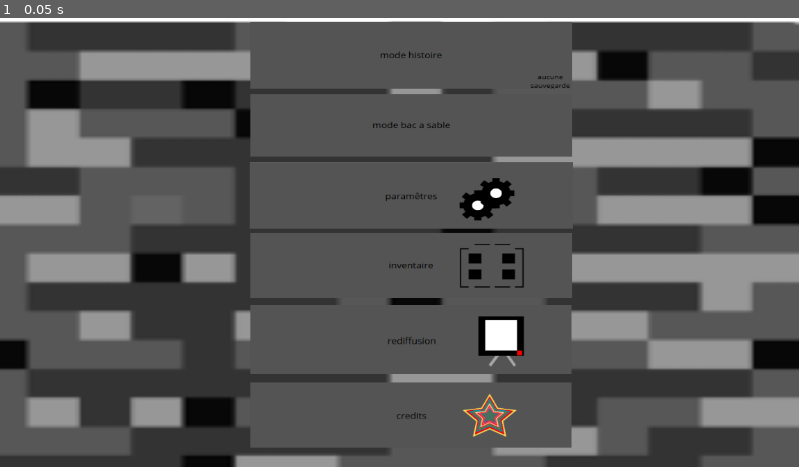
Above: before the commit, frame 1.
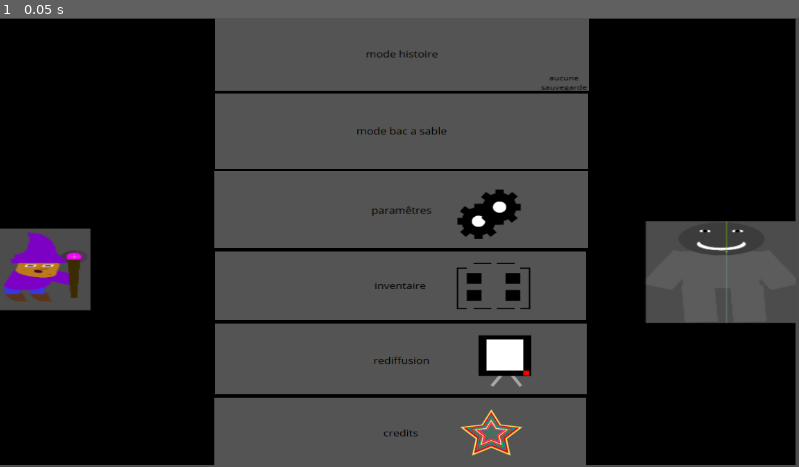
Above: after the commit, the same moment.

Repository: StudioXPEtudiant/25-26.M.S2.MiniGames
Game: Godot game, scene res://menu_français.tscn
Two runs of this game, one before a commit and one after it. Both use one fixed random seed, a clock stepped at 60 frames per second and the inputs below. This scene is started directly instead of the project's main scene.
Inputs:
- Up to frame 1 (0.05 s): no input

The runs differ from the first frame. In frame 1, 60% of the frame differs, in the area x 0-100%, y 0-100%.

Commit message:
menu français version finale

Diff:
--- a/menu_français.tscn
+++ b/menu_français.tscn
@@ -1,6 +1,6 @@
 [gd_scene load_steps=8 format=3 uid="uid://catnyqfjojld6"]
 
-[ext_resource type="Texture2D" uid="uid://cp4sdxnredeeg" path="res://Screenshot 2025-01-30 170010.png" id="1_mljo4"]
+[ext_resource type="Texture2D" uid="uid://cupepl8kwhe6m" path="res://Screenshot 2026-01-07 193847.png" id="1_eltip"]
 [ext_resource type="Texture2D" uid="uid://c15qkexgpg2jx" path="res://Screenshot 2026-01-07 183348.png" id="2_nbx08"]
 [ext_resource type="Texture2D" uid="uid://btdy68de8yj3m" path="res://Screenshot 2026-01-07 183848.png" id="3_nixf6"]
 [ext_resource type="Texture2D" uid="uid://b0vgoqyt0h0f5" path="res://Screenshot 2026-01-07 185050.png" id="4_j0mpw"]
@@ -9,38 +9,40 @@
 [ext_resource type="Texture2D" uid="uid://c4jroy1h23vts" path="res://Screenshot 2026-01-07 192218.png" id="7_8sqxc"]
 
 [node name="Node2D" type="Node2D"]
+position = Vector2(-2, 1)
+scale = Vector2(1, 0.956522)
 
-[node name="Screenshot2025-01-30170010" type="Sprite2D" parent="."]
-position = Vector2(564, 342.5)
-scale = Vector2(6.06186, 3.38424)
-texture = ExtResource("1_mljo4")
+[node name="Screenshot2026-01-07193847" type="Sprite2D" parent="."]
+position = Vector2(575.5, 336.636)
+scale = Vector2(1.89274, 1.11101)
+texture = ExtResource("1_eltip")
 
-[node name="bouton mode histoire" type="Sprite2D" parent="."]
-position = Vector2(593, 54)
-scale = Vector2(0.859926, 0.736641)
+[node name="Screenshot2026-01-07183348" type="Sprite2D" parent="."]
+position = Vector2(582, 53.75)
+scale = Vector2(1, 0.843511)
 texture = ExtResource("2_nbx08")
 
-[node name="bouton bac a sable" type="Sprite2D" parent="."]
-position = Vector2(593, 155)
-scale = Vector2(0.861524, 0.70155)
+[node name="Screenshot2026-01-07183848" type="Sprite2D" parent="."]
+position = Vector2(581, 170)
+scale = Vector2(1, 0.887597)
 texture = ExtResource("3_nixf6")
 
-[node name="bouton paramêtre" type="Sprite2D" parent="."]
-position = Vector2(593, 256)
-scale = Vector2(0.865028, 0.718045)
+[node name="Screenshot2026-01-07185050" type="Sprite2D" parent="."]
+position = Vector2(581, 288)
+scale = Vector2(1, 0.87594)
 texture = ExtResource("4_j0mpw")
 
-[node name="bouton inventaire" type="Sprite2D" parent="."]
-position = Vector2(593, 357)
-scale = Vector2(0.858333, 0.723077)
+[node name="Screenshot2026-01-07190533" type="Sprite2D" parent="."]
+position = Vector2(579.5, 403)
+scale = Vector2(0.990741, 0.8)
 texture = ExtResource("5_qpjar")
 
-[node name="bouton rediffusion" type="Sprite2D" parent="."]
-position = Vector2(593, 464)
-scale = Vector2(0.863806, 0.783465)
+[node name="Screenshot2026-01-07191337" type="Sprite2D" parent="."]
+position = Vector2(580, 513.75)
+scale = Vector2(1, 0.838583)
 texture = ExtResource("6_41283")
 
 [node name="Screenshot2026-01-07192218" type="Sprite2D" parent="."]
-position = Vector2(592.5, 573)
-scale = Vector2(0.863806, 0.722868)
+position = Vector2(579, 624)
+scale = Vector2(1, 0.810078)
 texture = ExtResource("7_8sqxc")
Binary file added: Screenshot 2026-01-07 193520.png
Not shown, added: Screenshot 2026-01-07 193520.png.import
Binary file added: Screenshot 2026-01-07 193847.png
Not shown, added: Screenshot 2026-01-07 193847.png.import
